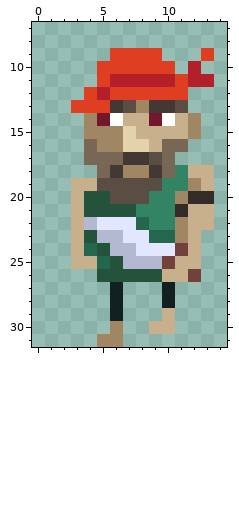
Two versions of one pixel-art sprite, Assets/Sprites/Pirate1/Pirate1_waking/walking_frame4.png. Above, as it was before the edit.
The file is 16x32 pixels. Shown: x 0..14, y 7..31.
Once edited:
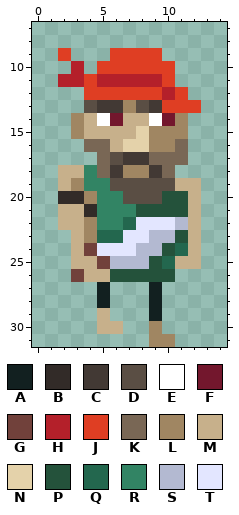
Palette (. is transparent): A #122020  B #322b28  C #423934  D #5a4e44  E #ffffff  F #73172d  G #71413b  H #b4202a  J #df3e23  K #796755  L #a08662  M #c7b08b  N #e4d2aa  P #24523b  Q #23674e  R #328464  S #b3b9d1  T #e3e6ff
Changes in this commit:
Changed rows in their new state; - is an unchanged pixel.
first column x 2:
 9 J----------.
10 -H--------.-
11 HHJH----J...
12 ---J----H---
13 -.DC-LD-JJJ-
14 -LMEF--EFL.-
15 -LMMMMNLLL.-
16 ---KM--LL---
17 --.-D--K-K--
18 MMR------...
19 MLRR----DMM.
20 BBLRR--DPPM.
21 M-BRRRPPPP-.
22 M-LRRQTTTS-.
23 --LQQ--SSP--
24 --GTTTSSPQ--
25 ---GS--PQ---
26 -GMM----P..-
27 ---A.--A.---
28 ---A.--A.---
29 ---M.--A.---
30 ---MM--L.---
31 ---..--LL---
Where, in picture pixels (left, top, right, bottom), the same in both pictures:
changed: (58, 48, 214, 347)
